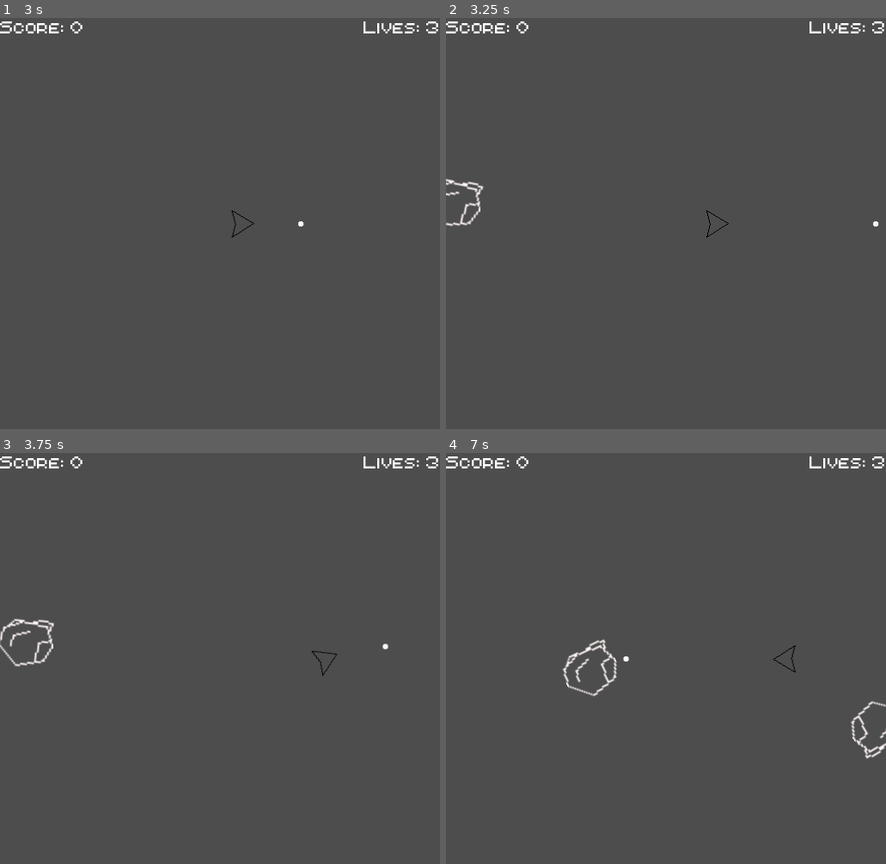
Above: before the commit, frames 1-4 (two rows, left to right).
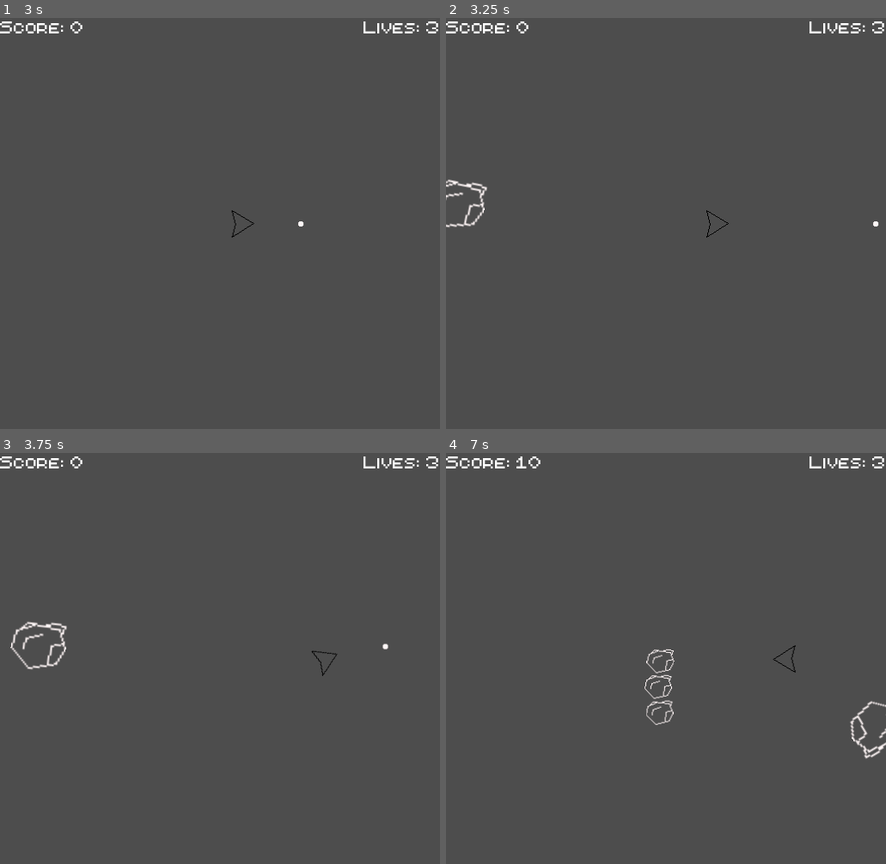
Above: after the commit, the same moments.

Repository: mgarrod193/Asteroids-Clone
Game: Godot game, scene res://Scenes/GameScene.tscn
The game is run twice, just before and just after one commit, with the same random seed, the same clock (stepped at 60 frames per second) and the same inputs.
Inputs (mouse positions are in pixels of both pictures, inside the frame that each line leads up to):
- Up to frame 1 (3 s): tap Enter at 0.5 s; move the mouse to (316, 202) at 0.52 s; hold D (rotate_right) 0.53-1.28 s; click (316, 202) at 0.6 s; move the mouse to (132, 244) at 1.27 s; hold A (rotate_left) 1.28-2.03 s; click (132, 244) at 1.35 s; move the mouse to (264, 133) at 2.02 s; hold D (rotate_right) 2.03-2.78 s; click (264, 133) at 2.1 s; move the mouse to (198, 305) at 2.77 s; hold W (forward) from 2.78 s (still down); click (198, 305) at 2.85 s
- Up to frame 2 (3.25 s): keep holding W (forward)
- Up to frame 3 (3.75 s): move the mouse to (352, 720) at 3.52 s; release W (forward) at 3.53 s; hold A (rotate_left) from 3.53 s (still down); click (352, 720) at 3.6 s
- Up to frame 4 (7 s): move the mouse to (534, 596) at 4.27 s; click (534, 596) at 4.35 s; move the mouse to (688, 658) at 5.02 s; click (688, 658) at 5.1 s; move the mouse to (600, 555) at 5.77 s; release A (rotate_left) at 5.78 s; hold D (rotate_right) 5.78-6.53 s; click (600, 555) at 5.85 s; move the mouse to (762, 637) at 6.52 s; hold W (forward) from 6.53 s (still down); click (762, 637) at 6.6 s

Frame 1 is identical in both runs. In frame 2, 0.4% of the frame differs, in the area x 0-10%, y 39-51%; in frame 3, 0.7%; in frame 4, 1.1%, in the area x 16-100%, y 0-75%.

Commit message:
Created Menus Scene and setup initial layout and font

Diff:
--- a/Scenes/Asteroid.tscn
+++ b/Scenes/Asteroid.tscn
@@ -5,7 +5,7 @@
 
 [sub_resource type="PhysicsMaterial" id="PhysicsMaterial_jnrf0"]
 friction = 0.0
-bounce = 1.0
+bounce = 1.2
 
 [sub_resource type="CircleShape2D" id="CircleShape2D_jnrf0"]
 radius = 15.0
--- /dev/null
+++ b/Scenes/menus.tscn
@@ -0,0 +1,83 @@
+[gd_scene format=3 uid="uid://bvnm8gs542etm"]
+
+[ext_resource type="Script" uid="uid://4bnvm1utjomc" path="res://Scripts/menus.gd" id="1_goel8"]
+[ext_resource type="FontFile" uid="uid://cqiwgykpr5onr" path="res://Art/Text/neatpixels-standard.ttf" id="2_sqhkm"]
+
+[node name="Menus" type="CanvasLayer" unique_id=1719554753]
+script = ExtResource("1_goel8")
+
+[node name="TitleText" type="Label" parent="." unique_id=764377878]
+anchors_preset = -1
+anchor_left = 0.14648438
+anchor_top = 0.12291667
+anchor_right = 0.85546875
+anchor_bottom = 0.25208333
+grow_horizontal = 2
+grow_vertical = 2
+theme_override_fonts/font = ExtResource("2_sqhkm")
+theme_override_font_sizes/font_size = 48
+text = "Asteroids!"
+horizontal_alignment = 1
+vertical_alignment = 1
+metadata/_edit_use_anchors_ = true
+
+[node name="Panel" type="Panel" parent="." unique_id=1363701232]
+modulate = Color(0.8193202, 0.8193202, 0.8193202, 1)
+anchors_preset = -1
+anchor_left = 0.3305664
+anchor_top = 0.346875
+anchor_right = 0.6694336
+anchor_bottom = 0.653125
+grow_horizontal = 2
+grow_vertical = 2
+size_flags_horizontal = 6
+size_flags_vertical = 6
+metadata/_edit_use_anchors_ = true
+
+[node name="VSplitContainer" type="VSplitContainer" parent="Panel" unique_id=966918790]
+layout_mode = 1
+anchors_preset = 8
+anchor_left = 0.5
+anchor_top = 0.5
+anchor_right = 0.5
+anchor_bottom = 0.5
+offset_left = -20.0
+offset_top = -20.0
+offset_right = 20.0
+offset_bottom = 20.0
+grow_horizontal = 2
+grow_vertical = 2
+size_flags_horizontal = 4
+split_offsets = PackedInt32Array(21, 36, 77, 0, 0)
+split_offset = 21
+
+[node name="PanelTitle" type="Label" parent="Panel/VSplitContainer" unique_id=715673427]
+layout_mode = 2
+size_flags_horizontal = 4
+theme_override_fonts/font = ExtResource("2_sqhkm")
+theme_override_font_sizes/font_size = 32
+text = "Let's Play!"
+horizontal_alignment = 1
+vertical_alignment = 1
+
+[node name="VSeparator" type="VSeparator" parent="Panel/VSplitContainer" unique_id=1843902877]
+layout_mode = 2
+
+[node name="VSeparator2" type="VSeparator" parent="Panel/VSplitContainer" unique_id=352691984]
+layout_mode = 2
+
+[node name="VSeparator3" type="VSeparator" parent="Panel/VSplitContainer" unique_id=991105762]
+layout_mode = 2
+
+[node name="PlayButton" type="MenuButton" parent="Panel/VSplitContainer" unique_id=1069215991]
+layout_mode = 2
+theme_override_fonts/font = ExtResource("2_sqhkm")
+theme_override_font_sizes/font_size = 32
+button_pressed = true
+text = "Play!"
+
+[node name="HighScoreButton" type="MenuButton" parent="Panel/VSplitContainer" unique_id=1730803865]
+layout_mode = 2
+theme_override_fonts/font = ExtResource("2_sqhkm")
+theme_override_font_sizes/font_size = 32
+text = "High Scores"
--- a/Scripts/Player/player.gd
+++ b/Scripts/Player/player.gd
@@ -3,5 +3,4 @@
 signal hit
 
 func _on_hitbox_body_entered(body: Node2D) -> void:
-		print("hit")
 		hit.emit()
--- a/Scripts/asteroid.gd
+++ b/Scripts/asteroid.gd
@@ -10,6 +10,8 @@
 #variables for asteroid speed
 var min_asteroid_velocity := 10.0
 var max_asteroid_velocity := 75.0
+
+var score
 
 var current_size: Vector2
 @onready var asteroid_scene: PackedScene = preload("res://Scenes/Asteroid.tscn")
@@ -50,7 +52,10 @@
 			var velocity = Vector2(randf_range(min_asteroid_velocity, max_asteroid_velocity), 0.0)
 			new_asteroid.linear_velocity = velocity.rotated(direction)
 
+			new_asteroid.score = score * 2
 			new_asteroid.add_to_group("Asteroids")
 
 			get_parent().add_child(new_asteroid)
+
+	get_parent().asteroid_destroyed(score)
 	queue_free()
--- a/Scripts/game_scene.gd
+++ b/Scripts/game_scene.gd
@@ -12,7 +12,7 @@
 func _on_asteroid_timer_timeout() -> void:
 	var asteroid = asteroid_scene.instantiate()
 	var min_asteroid_velocity := 10.0
-	var max_asteroid_velocity := 50.0
+	var max_asteroid_velocity := 75.0
 
 	# Picks randon location on SpawnPath
 	var asteroid_spwan_location = $SpawnPath/PathFollow2D
@@ -31,6 +31,7 @@
 	var velocity = Vector2(randf_range(min_asteroid_velocity, max_asteroid_velocity), 0.0)
 	asteroid.linear_velocity = velocity.rotated(direction)
 
+	asteroid.score = 10
 	asteroid.add_to_group("Asteroids")
 
 	add_child(asteroid)
@@ -38,3 +39,7 @@
 
 func _on_player_hit() -> void:
 	hud.Lose_Life()
+	$Player.position = $StartingPos.position
+
+func asteroid_destroyed(scoreincrease: int):
+	hud.Increase_Score(scoreincrease)
--- /dev/null
+++ b/Scripts/menus.gd
@@ -0,0 +1 @@
+extends CanvasLayer
Not shown, added: Scripts/menus.gd.uid
